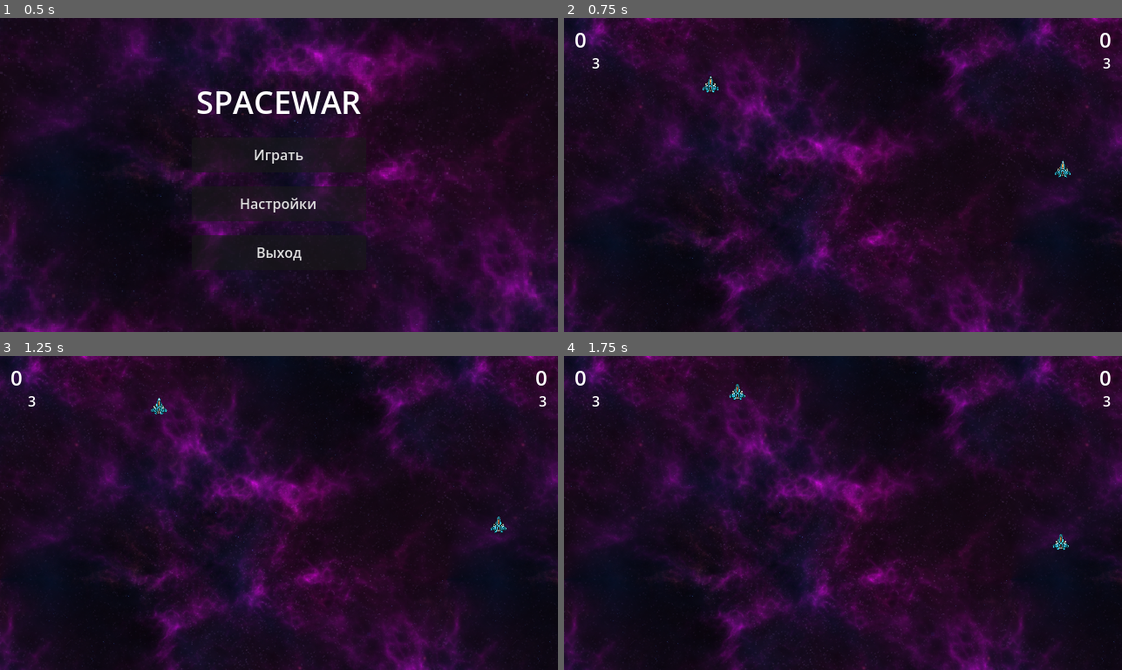
Above: before the commit, frames 1-4 (two rows, left to right).
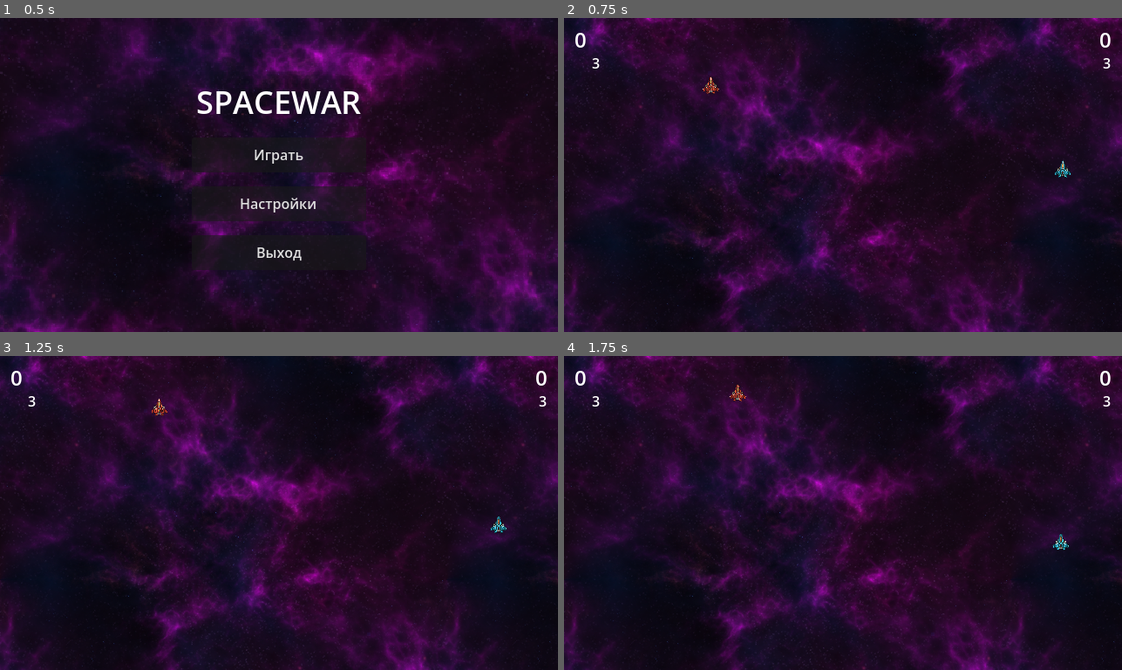
Above: after the commit, the same moments.

Repository: DeeJeezz/4-spacewar
Game: Godot game, scene res://scenes/main/main.tscn
Same seed, same stepped clock (60 frames per second), same inputs: the game is played once before the commit and once after it.
Inputs:
- Up to frame 1 (0.5 s): no input
- Up to frame 2 (0.75 s): click "Играть" at 0.5 s
- Up to frame 3 (1.25 s): no input
- Up to frame 4 (1.75 s): no input

Frame 1 is identical in both runs. In frame 2, less than 0.1% of the frame differs, in the area x 24-28%, y 18-25%; in frame 3, less than 0.1%, in the area x 27-30%, y 13-20%; in frame 4, less than 0.1%.

Commit message:
random ship textures applied manually

Diff:
--- a/project.godot
+++ b/project.godot
@@ -11,9 +11,9 @@
 [application]
 
 config/name="4-spacewar"
+run/main_scene="res://scenes/main/main.tscn"
 config/features=PackedStringArray("4.8", "GL Compatibility")
 config/icon="res://icon.svg"
-run/main_scene="res://scenes/main/main.tscn"
 
 [autoload]
 
@@ -25,7 +25,6 @@
 window/size/viewport_width=640
 window/size/viewport_height=360
 window/stretch/mode="canvas_items"
-window/stretch/aspect="expand"
 
 [file_customization]
 
--- a/scenes/game/game.gd
+++ b/scenes/game/game.gd
@@ -8,6 +8,22 @@
 
 signal game_over(winner_player_index: int, winner_score: int)
 
+@export var ship_textures: Array[Texture2D] = []
+
 
 func _ready() -> void:
+	_assign_ship_textures()
 	$RespawnManager.game_over.connect(game_over.emit)
+
+
+func _assign_ship_textures() -> void:
+	var candidates: Array[Texture2D] = []
+	for texture in ship_textures:
+		if texture != null:
+			candidates.append(texture)
+	if candidates.size() < 2:
+		push_warning("GameScene needs at least 2 ship textures to give players distinct sprites")
+		return
+	candidates.shuffle()
+	$Player1.set_ship_texture(candidates[0])
+	$Player2.set_ship_texture(candidates[1])
--- a/scenes/game/game.tscn
+++ b/scenes/game/game.tscn
@@ -2,7 +2,9 @@
 
 [ext_resource type="Texture2D" uid="uid://cmkv2khfif7sl" path="res://assets/img/background/Purple_Nebula_04-512x512.png" id="1_0sr1o"]
 [ext_resource type="PackedScene" uid="uid://dgn2txqvk7ovf" path="res://scenes/player/player.tscn" id="1_sul5r"]
+[ext_resource type="Texture2D" uid="uid://p1412wg4ptn7" path="res://assets/img/ships/player_b_m.png" id="2_2a8rs"]
 [ext_resource type="Script" uid="uid://d0vthlgdxh2fm" path="res://scenes/game/star.gd" id="2_7h61r"]
+[ext_resource type="Texture2D" uid="uid://brdl768fdvvmn" path="res://assets/img/ships/player_r_m.png" id="3_4j704"]
 [ext_resource type="Script" uid="uid://dpyfmjjlpt7ys" path="res://scenes/game/score_manager.gd" id="3_score_mgr"]
 [ext_resource type="Script" uid="uid://dnrkwj0s2yqso" path="res://scenes/game/ui_manager.gd" id="4_ui_mgr"]
 [ext_resource type="Script" uid="uid://bu6wsrj1rm3rn" path="res://scenes/game/game.gd" id="5_game"]
@@ -13,6 +15,7 @@
 
 [node name="Game" type="Node2D" unique_id=310058948]
 script = ExtResource("5_game")
+ship_textures = Array[Texture2D]([ExtResource("2_2a8rs"), ExtResource("3_4j704")])
 
 [node name="Background" type="Sprite2D" parent="." unique_id=1882594529]
 position = Vector2(256, 256)
@@ -33,7 +36,6 @@
 position = Vector2(164, 84)
 collision_mask = 0
 motion_mode = 1
-player_index = 1
 
 [node name="Star" type="Area2D" parent="." unique_id=862191497]
 position = Vector2(320, 180)
@@ -51,16 +53,16 @@
 [node name="CollisionShape2D" type="CollisionShape2D" parent="Star" unique_id=1252287292]
 shape = SubResource("RectangleShape2D_e0byr")
 
-[node name="ScoreManager" type="Node" parent="."]
+[node name="ScoreManager" type="Node" parent="." unique_id=480763066]
 script = ExtResource("3_score_mgr")
 
-[node name="RespawnManager" type="Node" parent="."]
+[node name="RespawnManager" type="Node" parent="." unique_id=1983819823]
 script = ExtResource("6_respawn_mgr")
 
-[node name="UI" type="CanvasLayer" parent="."]
+[node name="UI" type="CanvasLayer" parent="." unique_id=290472052]
 script = ExtResource("4_ui_mgr")
 
-[node name="ScoreHUD" type="Control" parent="UI"]
+[node name="ScoreHUD" type="Control" parent="UI" unique_id=1117117358]
 layout_mode = 3
 anchors_preset = 15
 anchor_right = 1.0
@@ -68,7 +70,7 @@
 grow_horizontal = 2
 grow_vertical = 2
 
-[node name="P1ScoreLabel" type="Label" parent="UI/ScoreHUD"]
+[node name="P1ScoreLabel" type="Label" parent="UI/ScoreHUD" unique_id=1689734449]
 unique_name_in_owner = true
 layout_mode = 1
 offset_left = 12.0
@@ -76,7 +78,7 @@
 theme_override_font_sizes/font_size = 24
 text = "0"
 
-[node name="P2ScoreLabel" type="Label" parent="UI/ScoreHUD"]
+[node name="P2ScoreLabel" type="Label" parent="UI/ScoreHUD" unique_id=1707173220]
 unique_name_in_owner = true
 layout_mode = 1
 anchors_preset = 1
@@ -90,23 +92,23 @@
 text = "0"
 horizontal_alignment = 2
 
-[node name="P1Respawns" type="HBoxContainer" parent="UI/ScoreHUD"]
+[node name="P1Respawns" type="HBoxContainer" parent="UI/ScoreHUD" unique_id=1124855691]
 layout_mode = 1
 offset_left = 12.0
 offset_top = 40.0
 theme_override_constants/separation = 4
 
-[node name="P1RespawnsIcon" type="TextureRect" parent="UI/ScoreHUD/P1Respawns"]
+[node name="P1RespawnsIcon" type="TextureRect" parent="UI/ScoreHUD/P1Respawns" unique_id=933432699]
+custom_minimum_size = Vector2(16, 16)
 layout_mode = 2
-custom_minimum_size = Vector2(16, 16)
 
-[node name="P1RespawnsLabel" type="Label" parent="UI/ScoreHUD/P1Respawns"]
+[node name="P1RespawnsLabel" type="Label" parent="UI/ScoreHUD/P1Respawns" unique_id=622226463]
 unique_name_in_owner = true
 layout_mode = 2
 theme_override_font_sizes/font_size = 16
 text = "3"
 
-[node name="P2Respawns" type="HBoxContainer" parent="UI/ScoreHUD"]
+[node name="P2Respawns" type="HBoxContainer" parent="UI/ScoreHUD" unique_id=1022887241]
 layout_mode = 1
 anchors_preset = 1
 anchor_left = 1.0
@@ -116,11 +118,11 @@
 grow_horizontal = 0
 theme_override_constants/separation = 4
 
-[node name="P2RespawnsIcon" type="TextureRect" parent="UI/ScoreHUD/P2Respawns"]
+[node name="P2RespawnsIcon" type="TextureRect" parent="UI/ScoreHUD/P2Respawns" unique_id=1363783800]
+custom_minimum_size = Vector2(16, 16)
 layout_mode = 2
-custom_minimum_size = Vector2(16, 16)
 
-[node name="P2RespawnsLabel" type="Label" parent="UI/ScoreHUD/P2Respawns"]
+[node name="P2RespawnsLabel" type="Label" parent="UI/ScoreHUD/P2Respawns" unique_id=940336895]
 unique_name_in_owner = true
 layout_mode = 2
 theme_override_font_sizes/font_size = 16
--- a/scenes/player/player.gd
+++ b/scenes/player/player.gd
@@ -77,6 +77,10 @@
 		)
 
 
+func set_ship_texture(texture: Texture2D) -> void:
+	_ship_sprite.texture = texture
+
+
 func fire_bullet() -> void:
 	var bullet: Bullet = bullet_scene.instantiate()
 	get_parent().add_child(bullet)
--- /dev/null
+++ b/tests/test_game.gd
@@ -0,0 +1,47 @@
+extends Node
+## Tests for the Game scene's ship texture assignment.
+
+const GAME_SCENE: PackedScene = preload("res://scenes/game/game.tscn")
+const SHIP_TEXTURE_BLUE: Texture2D = preload("res://assets/img/ships/player_b_m.png")
+const SHIP_TEXTURE_RED: Texture2D = preload("res://assets/img/ships/player_r_m.png")
+
+
+func test_empty_ship_textures_leaves_sprites_unchanged(framework: RefCounted) -> void:
+	var game: GameScene = GAME_SCENE.instantiate()
+	add_child(game)
+	await get_tree().process_frame
+	var player1_sprite: Sprite2D = game.get_node("Player1")._ship_sprite
+	var player2_sprite: Sprite2D = game.get_node("Player2")._ship_sprite
+	var player1_texture: Texture2D = player1_sprite.texture
+	var player2_texture: Texture2D = player2_sprite.texture
+
+	game.ship_textures = []
+	game._assign_ship_textures()
+
+	framework.check_equal(player1_sprite.texture, player1_texture, "player 1 sprite unchanged")
+	framework.check_equal(player2_sprite.texture, player2_texture, "player 2 sprite unchanged")
+
+
+func test_custom_ship_texture_set_assigns_distinct(framework: RefCounted) -> void:
+	var game: GameScene = GAME_SCENE.instantiate()
+	add_child(game)
+	await get_tree().process_frame
+	var synthetic_texture: Texture2D = ImageTexture.create_from_image(
+		Image.create(4, 4, false, Image.FORMAT_RGBA8),
+	)
+	game.ship_textures = [SHIP_TEXTURE_BLUE, SHIP_TEXTURE_RED, synthetic_texture]
+
+	game._assign_ship_textures()
+
+	var player1_sprite: Sprite2D = game.get_node("Player1")._ship_sprite
+	var player2_sprite: Sprite2D = game.get_node("Player2")._ship_sprite
+	framework.check_false(
+		player1_sprite.texture == player2_sprite.texture,
+		"players have different ship textures",
+	)
+	var assigned: Array[Texture2D] = [player1_sprite.texture, player2_sprite.texture]
+	for texture in assigned:
+		framework.check_true(
+			game.ship_textures.has(texture),
+			"assigned texture comes from the configured set",
+		)
Not shown, added: export_presets.cfg
Not shown, added: tests/test_game.gd.uid
Not shown, changed: .gitignore
Not shown, changed: AGENTS.md
